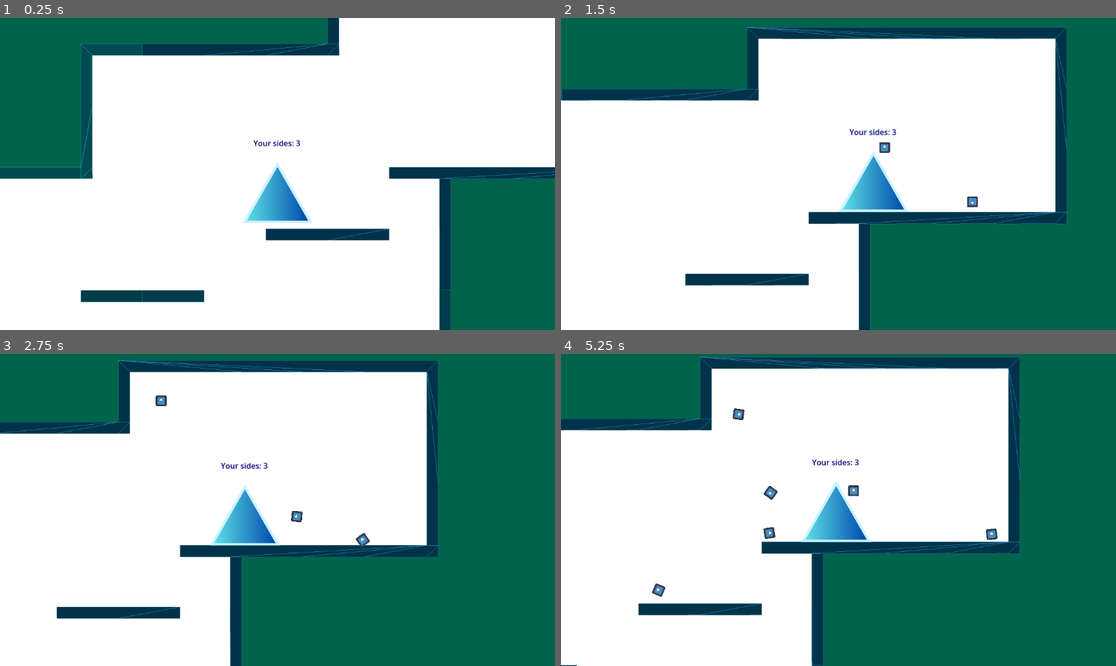
Above: before the commit, frames 1-4 (two rows, left to right).
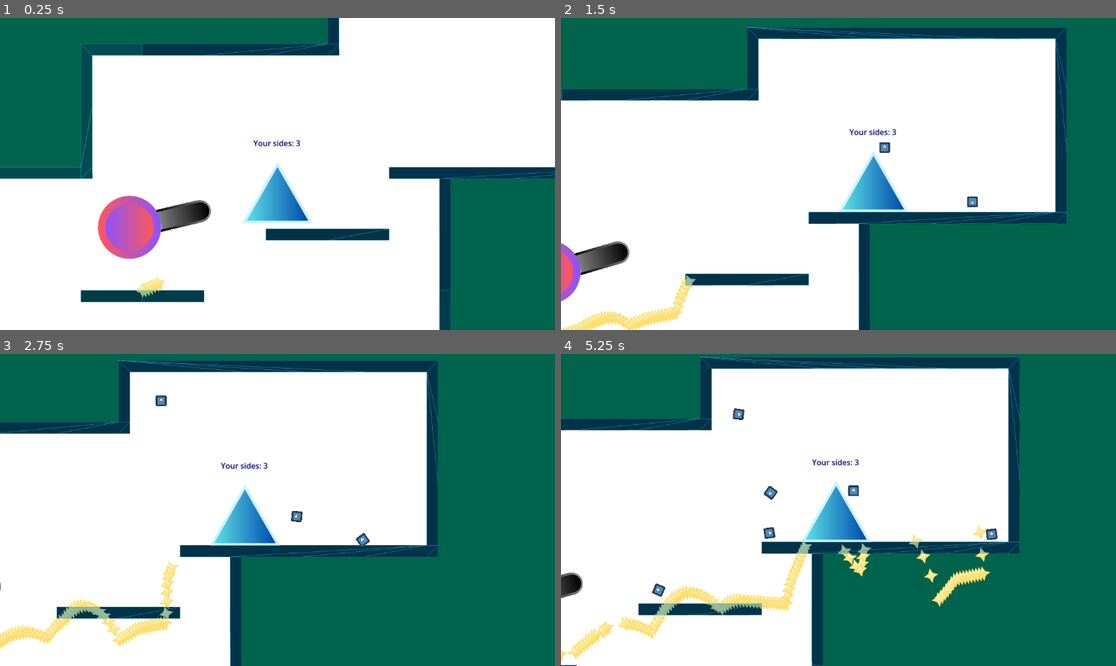
Above: after the commit, the same moments.

Repository: Eldragon126/Shapes
Game: Godot game, scene res://main_scene.tscn
Same seed, same stepped clock (60 frames per second), same inputs: the game is played once before the commit and once after it. This scene is started directly instead of the project's main scene. The engine's default icon, where the game draws it, is replaced by a stand-in: a white triangle on a blue panel in a dark square.
Inputs (mouse positions are in pixels of both pictures, inside the frame that each line leads up to):
- Up to frame 1 (0.25 s): no input
- Up to frame 2 (1.5 s): move the mouse to (960, 158) at 0.52 s; hold Right (ui_right) from 0.53 s (still down); click (960, 158) at 0.6 s; tap Space (jump) at 0.77 s; move the mouse to (727, 189) at 1.27 s; click (727, 189) at 1.35 s
- Up to frame 3 (2.75 s): tap Space (jump) at 1.52 s; move the mouse to (333, 441) at 2.02 s; release Right (ui_right) at 2.03 s; hold Left (ui_left) from 2.03 s (still down); click (333, 441) at 2.1 s
- Up to frame 4 (5.25 s): move the mouse to (810, 572) at 2.77 s; release Left (ui_left) at 2.78 s; hold Right (ui_right) 2.78-4.28 s; click (810, 572) at 2.85 s; tap Space (jump) at 3.02, 3.77, 4.52 s; move the mouse to (1005, 556) at 3.52 s; click (1005, 556) at 3.6 s; move the mouse to (672, 463) at 4.27 s; hold Left (ui_left) 4.28-5.03 s; click (672, 463) at 4.35 s; move the mouse to (866, 510) at 5.02 s; hold Right (ui_right) from 5.03 s (still down); click (866, 510) at 5.1 s

The runs differ from the first frame. In frame 1, 2.7% of the frame differs, in the area x 17-39%, y 56-90%; in frame 2, 2.1%; in frame 3, 1.6%; in frame 4, 3.1%, in the area x 0-78%, y 55-99%.

Commit message:
Tried To Make a Turret
For some reason the bullet is consistently created at the orgin and not the point at which I want the bullet to spawn. I'll work on it more tomorrow.

Diff:
--- a/main_scene.tscn
+++ b/main_scene.tscn
@@ -1,9 +1,10 @@
-[gd_scene load_steps=5 format=3 uid="uid://cqndh7c57b4by"]
+[gd_scene load_steps=6 format=3 uid="uid://cqndh7c57b4by"]
 
 [ext_resource type="PackedScene" uid="uid://vxg7ttsey3xb" path="res://nodes/map_creator.tscn" id="1_2c62f"]
 [ext_resource type="Script" uid="uid://brbxev1anibql" path="res://scripts/map.gd" id="1_d5x1h"]
 [ext_resource type="PackedScene" uid="uid://dtkld6sdexyiu" path="res://nodes/enemy_triangle.tscn" id="1_gyfs4"]
 [ext_resource type="PackedScene" uid="uid://hfedesmkpl6q" path="res://nodes/player.tscn" id="2_gyfs4"]
+[ext_resource type="PackedScene" uid="uid://d2dv7w1x3qsk0" path="res://nodes/Enemies/turret.tscn" id="5_8mm7a"]
 
 [node name="MainScene" type="Node2D"]
 script = ExtResource("1_d5x1h")
@@ -17,3 +18,7 @@
 [node name="player" parent="." instance=ExtResource("2_gyfs4")]
 z_index = 0
 position = Vector2(280, -262)
+
+[node name="Turret" parent="." instance=ExtResource("5_8mm7a")]
+z_index = 20
+position = Vector2(-27, -131)
--- /dev/null
+++ b/nodes/Enemies/bullet_enemy_turret.tscn
@@ -0,0 +1,27 @@
+[gd_scene load_steps=5 format=3 uid="uid://j823057f2b0b"]
+
+[ext_resource type="Script" uid="uid://b2tiq1fk81pgv" path="res://scripts/bullet_enemy_turret.gd" id="1_gp58h"]
+[ext_resource type="Texture2D" uid="uid://cmi2ngdjpbulj" path="res://assets/Enemy4Bullet.png" id="2_io5gk"]
+
+[sub_resource type="CircleShape2D" id="CircleShape2D_5xuqx"]
+
+[sub_resource type="CircleShape2D" id="CircleShape2D_i01r2"]
+
+[node name="BulletEnemyTurret" type="AnimatableBody2D"]
+input_pickable = true
+script = ExtResource("1_gp58h")
+
+[node name="Sprite2D" type="Sprite2D" parent="."]
+scale = Vector2(0.25, 0.25)
+texture = ExtResource("2_io5gk")
+
+[node name="CollisionShape2D" type="CollisionShape2D" parent="."]
+shape = SubResource("CircleShape2D_5xuqx")
+
+[node name="Area2D" type="Area2D" parent="."]
+
+[node name="CollisionShape2D" type="CollisionShape2D" parent="Area2D"]
+shape = SubResource("CircleShape2D_i01r2")
+
+[connection signal="input_event" from="." to="." method="_on_input_event"]
+[connection signal="body_entered" from="Area2D" to="." method="_on_area_2d_body_entered"]
--- /dev/null
+++ b/nodes/Enemies/turret.tscn
@@ -0,0 +1,32 @@
+[gd_scene load_steps=5 format=3 uid="uid://d2dv7w1x3qsk0"]
+
+[ext_resource type="Script" uid="uid://bdr3h12ik0px" path="res://turret.gd" id="1_4tajm"]
+[ext_resource type="PackedScene" uid="uid://j823057f2b0b" path="res://nodes/Enemies/bullet_enemy_turret.tscn" id="2_50ubm"]
+[ext_resource type="Texture2D" uid="uid://b5va6g5it7tp0" path="res://assets/Enemy4.png" id="2_gcscs"]
+[ext_resource type="Texture2D" uid="uid://buums030ikp80" path="res://assets/GunEnemy4.png" id="3_50ubm"]
+
+[node name="Turret" type="Node2D"]
+script = ExtResource("1_4tajm")
+Bullet = ExtResource("2_50ubm")
+
+[node name="BaseSprite" type="Sprite2D" parent="."]
+scale = Vector2(0.25, 0.25)
+texture = ExtResource("2_gcscs")
+
+[node name="GunSprite" type="Sprite2D" parent="."]
+z_index = -2
+position = Vector2(0, 3)
+scale = Vector2(0.3, 0.3)
+texture = ExtResource("3_50ubm")
+offset = Vector2(383.3333, -6.6666665)
+
+[node name="ShootTheBulletHere" type="Node2D" parent="GunSprite"]
+position = Vector2(499.99997, -10)
+
+[node name="RayCast2D" type="RayCast2D" parent="."]
+target_position = Vector2(1000, 0)
+
+[node name="ReloadTimer" type="Timer" parent="RayCast2D"]
+wait_time = 0.008
+
+[connection signal="timeout" from="RayCast2D/ReloadTimer" to="." method="_on_reload_timer_timeout"]
--- a/nodes/player.tscn
+++ b/nodes/player.tscn
@@ -56,7 +56,7 @@
 "speed": 5.0
 }]
 
-[node name="player" type="CharacterBody2D"]
+[node name="player" type="CharacterBody2D" groups=["Player"]]
 z_index = 3
 collision_mask = 2
 script = ExtResource("1_2wrp4")
--- a/nodes/title_screen.tscn
+++ b/nodes/title_screen.tscn
@@ -1,8 +1,9 @@
-[gd_scene load_steps=8 format=3 uid="uid://bptb2bnr0r4t8"]
+[gd_scene load_steps=9 format=3 uid="uid://bptb2bnr0r4t8"]
 
 [ext_resource type="FontFile" uid="uid://ye10sod4od46" path="res://assets/Fonts/LOT.otf" id="1_ej4rx"]
 [ext_resource type="FontFile" uid="uid://cye53no5kwfb5" path="res://assets/Fonts/Fragile Bombers Down.otf" id="2_0ewjg"]
 [ext_resource type="Texture2D" uid="uid://bbljlgvam47q" path="res://assets/Player/Triangle.png" id="2_yykhi"]
+[ext_resource type="AudioStream" uid="uid://dc4ei57m10v54" path="res://assets/Soundtrack/TitleScreen.mp3" id="4_yykhi"]
 
 [sub_resource type="Theme" id="Theme_yykhi"]
 default_font = ExtResource("1_ej4rx")
@@ -187,3 +188,6 @@
 text = "POLY-GONE"
 
 [node name="AudioStreamPlayer" type="AudioStreamPlayer" parent="."]
+stream = ExtResource("4_yykhi")
+autoplay = true
+parameters/looping = true
--- a/project.godot
+++ b/project.godot
@@ -19,6 +19,10 @@
 [autoload]
 
 PlayerManager="*res://PlayerManager.gd"
+
+[global_group]
+
+Player=""
 
 [input]
 
--- /dev/null
+++ b/scripts/bullet_enemy_turret.gd
@@ -0,0 +1,16 @@
+extends AnimatableBody2D
+
+const RIGHT = Vector2.RIGHT
+@export var SPEED: int = 200
+
+func _physics_process(delta: float) -> void:
+	var movement = RIGHT.rotated(rotation) * SPEED * delta
+	global_position += movement
+
+func destroy():
+	queue_free()
+
+func _on_area_2d_body_entered(body) -> void:
+	if body.is_in_group("Player"):
+		destroy()
+		#Do some damage or something
--- /dev/null
+++ b/turret.gd
@@ -0,0 +1,51 @@
+extends Node2D
+
+@export var Bullet: PackedScene = null
+
+var target: Node2D = null
+
+@onready var getSprite = $GunSprite
+@onready var raycast = $RayCast2D
+@onready var reloadTimer = $RayCast2D/ReloadTimer
+
+func _ready():
+	target = find_target()
+
+
+func _physics_process(delta: float) -> void:
+	if target != null:
+		var angle_to_target: float = global_position.direction_to(target.global_position).angle()
+		raycast.global_rotation = angle_to_target
+
+		if raycast.is_colliding():
+			var collider = raycast.get_collider()
+			if collider and collider.is_in_group("Player"):
+				$GunSprite.rotation = angle_to_target
+				if reloadTimer.is_stopped():
+					shoot()
+
+func shoot():
+	print("PEW")
+	raycast.enabled = false
+	if Bullet:
+		var bullet: Node2D = Bullet.instantiate()
+		get_parent().add_child(bullet)
+		print($GunSprite/ShootTheBulletHere)
+		bullet.global_position = $GunSprite/ShootTheBulletHere.global_position
+		bullet.rotation = $GunSprite.global_rotation
+
+	reloadTimer.start()
+
+
+func find_target():
+	var new_target: Node2D = null
+
+	if get_tree().has_group("Player"):
+		new_target = get_tree().get_nodes_in_group("Player")[0]
+
+	return new_target
+
+
+
+func _on_reload_timer_timeout() -> void:
+	raycast.enabled = true
Binary file added: assets/GunEnemy4.png
Not shown, added: assets/GunEnemy4.png.import
Not shown, removed: assets/HappySong.mp3.import
Not shown, added: assets/Soundtrack/HappySong.mp3.import
Not shown, added: assets/Soundtrack/TitleScreen.mp3.import
Not shown, added: scripts/bullet_enemy_turret.gd.uid
Not shown, added: turret.gd.uid
Not shown, added: assets/Soundtrack/HappySong.mp3
Not shown, added: assets/Soundtrack/TitleScreen.mp3
